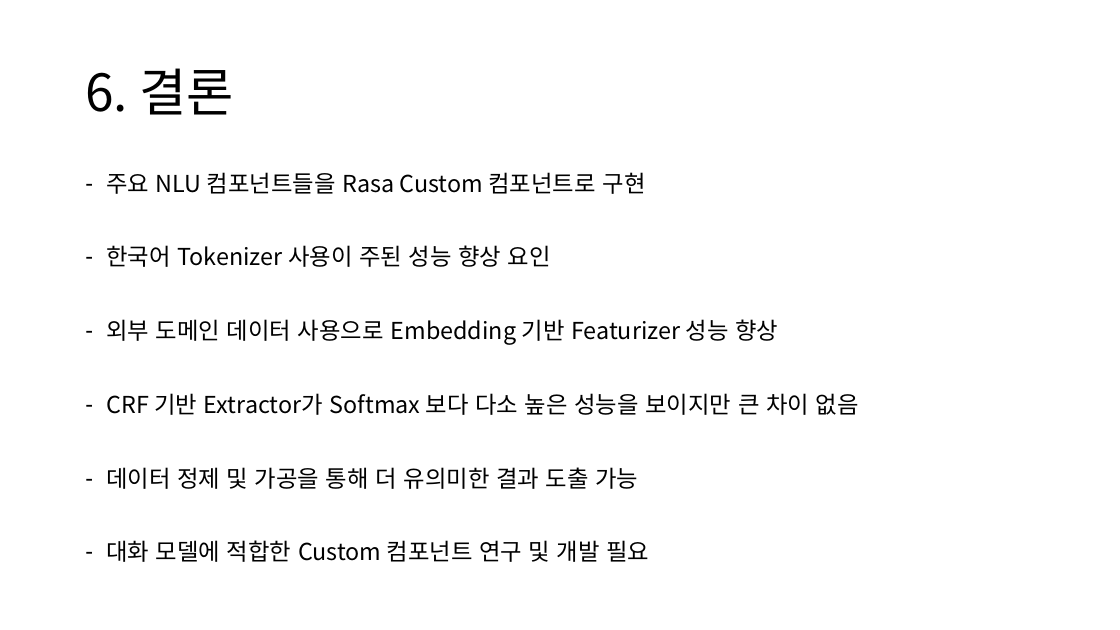
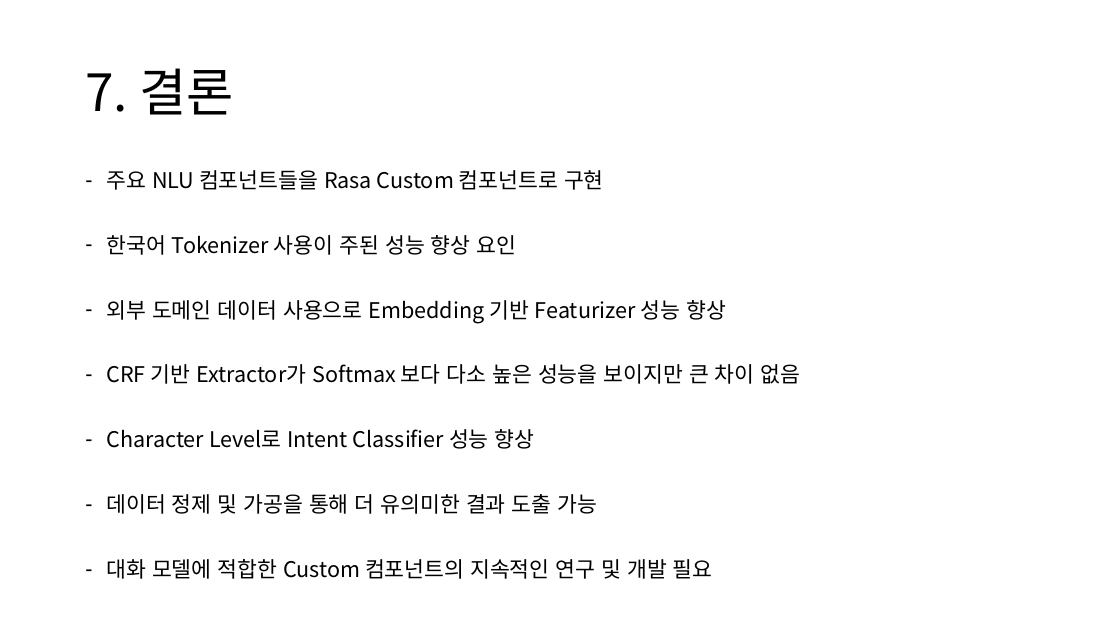
Before and after one commit to yongsun-yoon/chatbot, a slide deck: slide 18 of docs/Rasa custom NLU 모델 개발_팀장님.pptx (slide 14 before the commit). Drawn at 1120x630 pixels with LibreOffice and Linux fonts; fonts in the diff are those of the drawing. Boxes give left, top, right and bottom in pixels: in the first picture for what was removed or moved away, otherwise in the second. Text is boxed around its words. In the diff, an @@ line names an element or a change of style, - is before the commit and + after.

```diff
--- a/docs/Rasa custom NLU 모델 개발_팀장님.pptx
+++ b/docs/Rasa custom NLU 모델 개발_팀장님.pptx
@@ title at (85, 68, 234, 115): text changed @@
-6. 결론
+7. 결론
@@ text at (106, 170, 801, 514): size 20 to 18.5 pt in "주요 NLU 컴포넌트들을 Rasa Custom 컴포넌트로 구현", "한국어 Tokenizer 사용이 주된 성능 향상 요인", "외부 도메인 데이터 사용으로 Embedding 기반 Featurizer ...", "CRF 기반 Extractor가 Softmax 보다 다소 높은 ..." and 1 more places; line spacing 0.9 to 0.8 @@
@@ text at (106, 429, 535, 449): paragraph added @@
+– Character Level로 Intent Classifier 성능 향상
@@ text at (106, 559, 713, 579): text changed; size 20 to 18.5 pt @@
-– 대화 모델에 적합한 Custom 컴포넌트 연구 및 개발 필요
+– 대화 모델에 적합한 Custom 컴포넌트의 지속적인 연구 및 개발 필요
```
Also in this commit, not shown: 7 other slides changed, 1 slide added.
